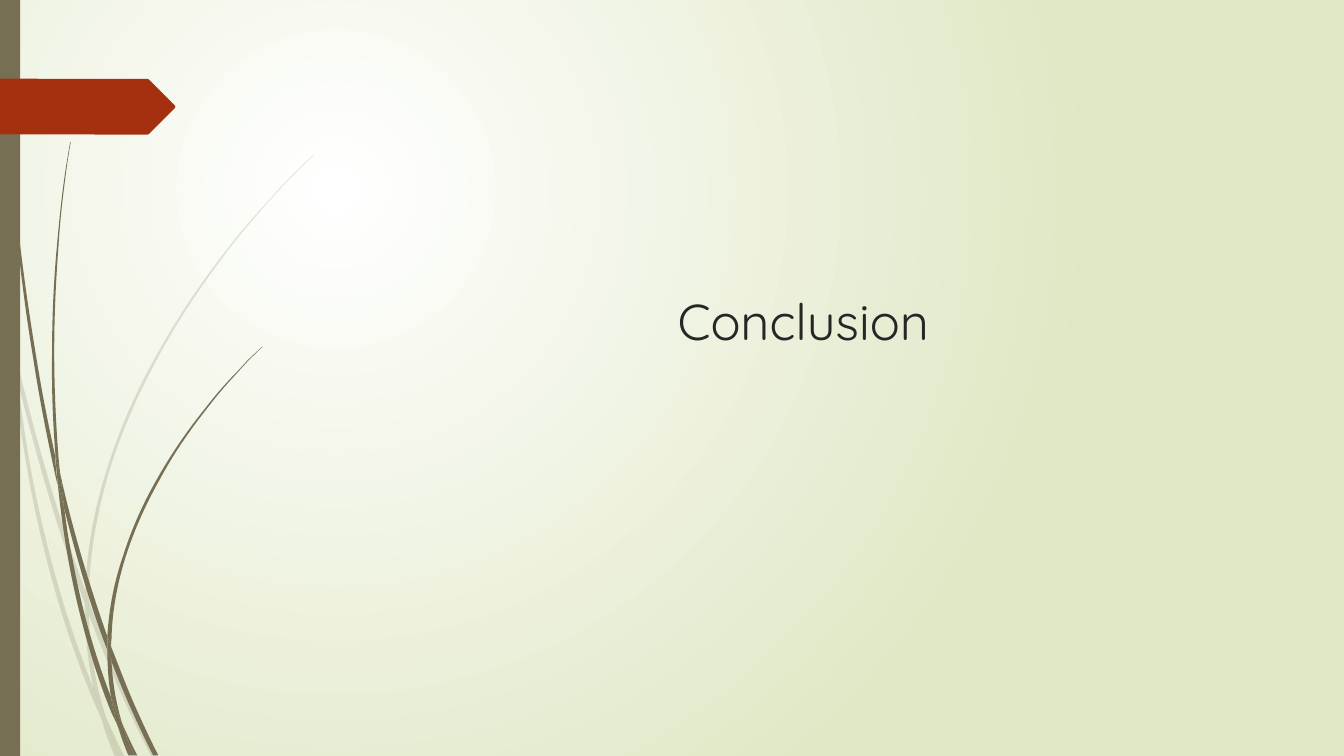
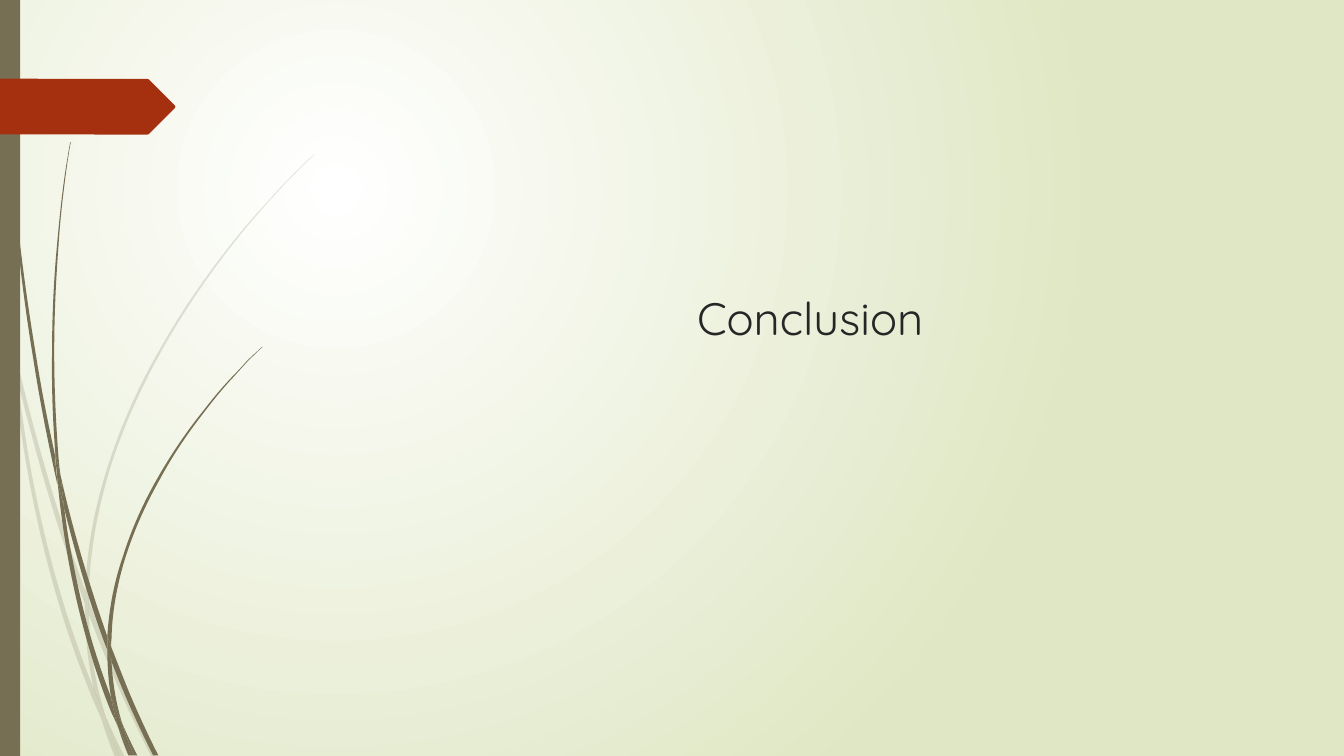
Before and after one commit to youssramastour/PresentationTEC, a slide deck: slide 9 of Rédaction Email Professionnel.pptx. Drawn at 1344x756 pixels with LibreOffice and Linux fonts; fonts in the diff are those of the drawing. Boxes give left, top, right and bottom in pixels: in the first picture for what was removed or moved away, otherwise in the second. Text is boxed around its words. In the diff, an @@ line names an element or a change of style, - is before the commit and + after.

```diff
--- a/Rédaction Email Professionnel.pptx
+++ b/Rédaction Email Professionnel.pptx
@@ title "Conclusion" at box(697, 301, 923, 336): size 36 to 32.4 pt @@
```
Also in this commit, not shown: 1 other slide changed, 1 other file.
